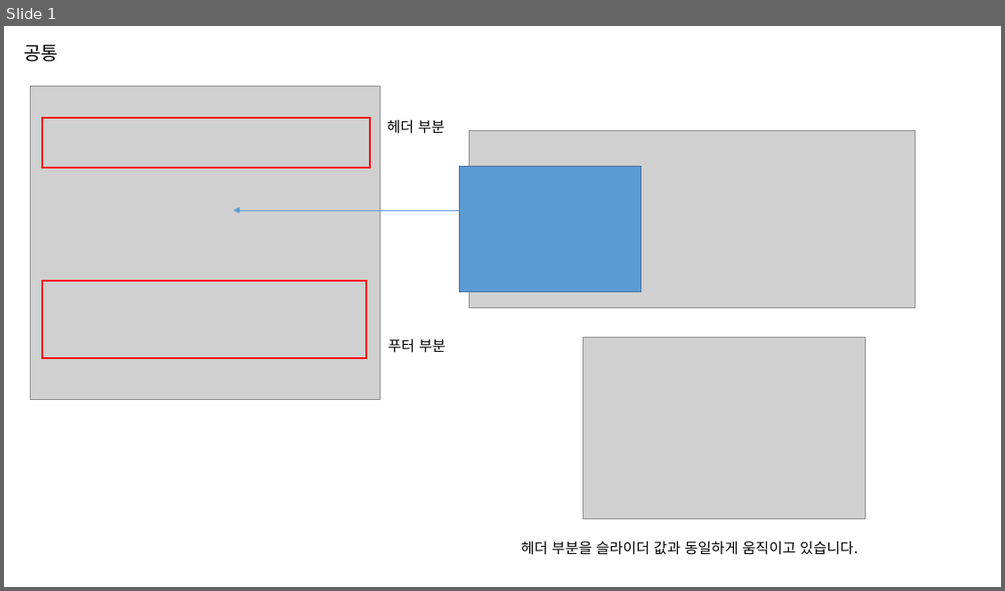
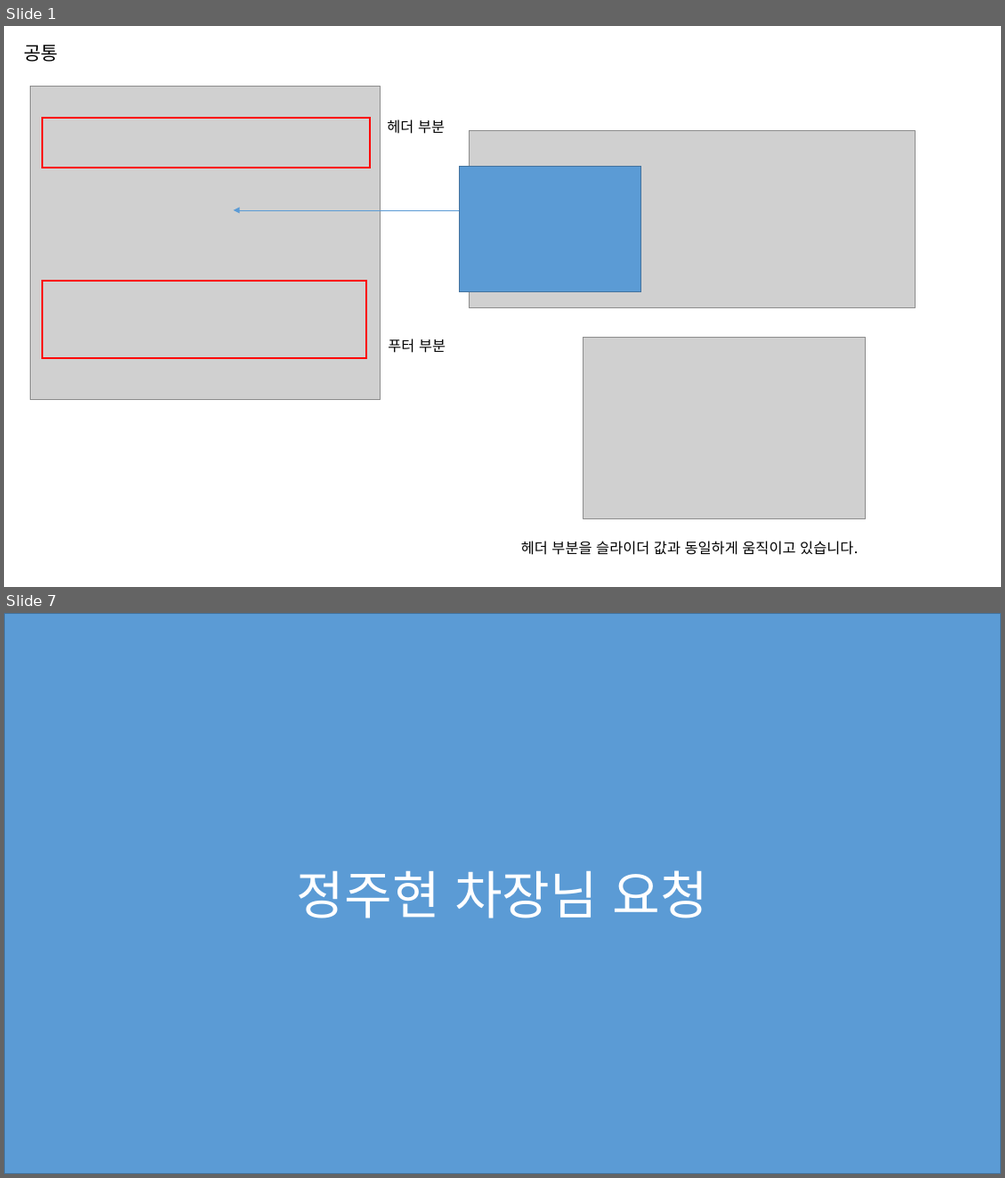
Before and after one commit to jeoungGyy/sejong, a slide deck: ppt/03-10.pptx. Shown one above the other, each under a label of ours: slide 1 before the commit, slides 1 and 7 after it; the slides between them are not shown. The pictures are 1005x591 and 1005x1178 pixels, drawn with LibreOffice and Linux fonts; fonts in the diff are those of the drawing; grey boxes stand for pictures. Boxes give left, top, right and bottom in pixels: in the first picture for what was removed or moved away, otherwise in the second. Text is boxed around its words. In the diff, an @@ line names an element or a change of style, - is before the commit and + after.

```diff
--- a/ppt/03-10.pptx
+++ b/ppt/03-10.pptx
@@ slide 7 added at [4,613,1001,1174], background #FFFFFF @@
@@ rectangle added at [4,613,1001,1174], fill #5B9BD5, outline #43739E 1 pt, 50 pt, text #FFFFFF @@
+정주현 차장님 요청
```
Also in this commit, not shown: 7 other slides added, 10 other files.
